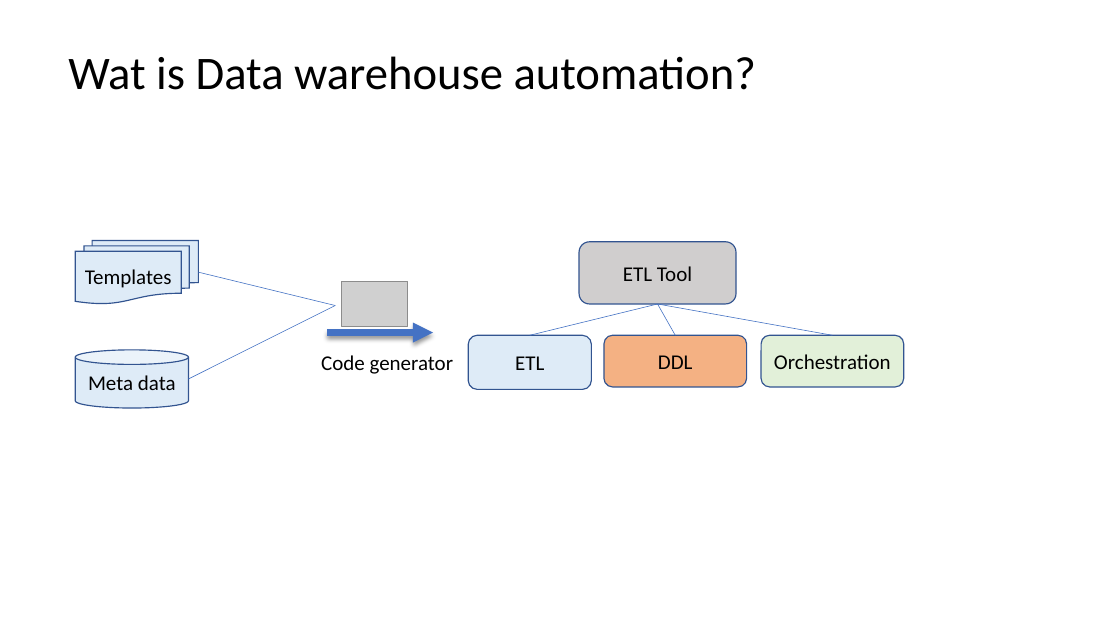
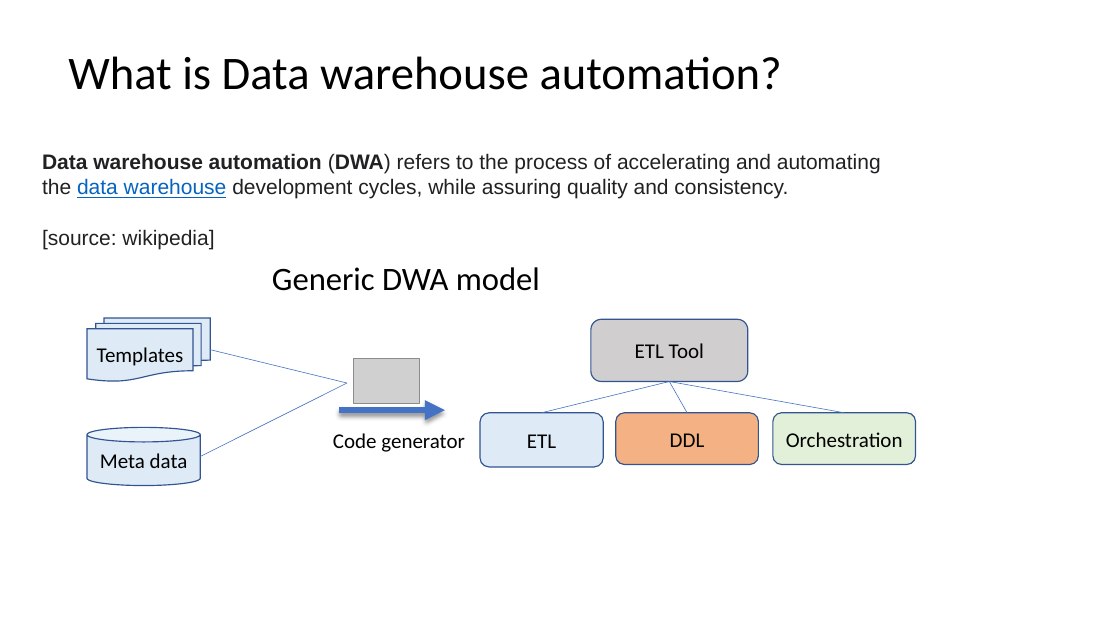
Before and after one commit to basvdberg/BETL, a slide deck: slide 5 of image/dwa_sas_vs_microsoft.pptx (slide 12 before the commit). Drawn at 1120x630 pixels with LibreOffice and Linux fonts; fonts in the diff are those of the drawing; grey boxes stand for pictures. Boxes give left, top, right and bottom in pixels: in the first picture for what was removed or moved away, otherwise in the second. Text is boxed around its words. In the diff, an @@ line names an element or a change of style, - is before the commit and + after.

```diff
--- a/image/dwa_sas_vs_microsoft.pptx
+++ b/image/dwa_sas_vs_microsoft.pptx
@@ text at (68,56,782,90): text changed @@
-Wat is Data warehouse automation?
+What is Data warehouse automation?
@@ text added at (42,153,881,249), 18 pt, text #202122 @@
+Data warehouse automation (DWA) refers to the process of accelerating and automating
+the data warehouse development cycles, while assuring quality and consistency.
+[source: wikipedia]
@@ text added at (272,267,540,291), 28 pt, text #000000 @@
+Generic DWA model
@@ 3 rounded rectangles, 1 picture, 1 cylinder, 1 flow chart multidocument: place and size @@
-3 rounded rectangles, 1 picture, 1 cylinder, 1 flow chart multidocument at (76,240,904,408)
+3 rounded rectangles, 1 picture, 1 cylinder, 1 flow chart multidocument at (87,318,916,486)
@@ line moved from (188, 379) - (335, 306) to (347, 383) - (210, 350) @@
@@ line moved from (335, 306) - (198, 272) to (200, 456) - (347, 383) @@
@@ 3 lines, 1 rounded rectangle, 1 text, 1 arrow: place and size @@
-3 lines, 1 rounded rectangle, 1 text, 1 arrow at (321,242,833,374)
+3 lines, 1 rounded rectangle, 1 text, 1 arrow at (333,319,844,452)
```
Also in this commit, not shown: 6 other slides changed, 12 slides added, 10 slides removed, 2 other files.
